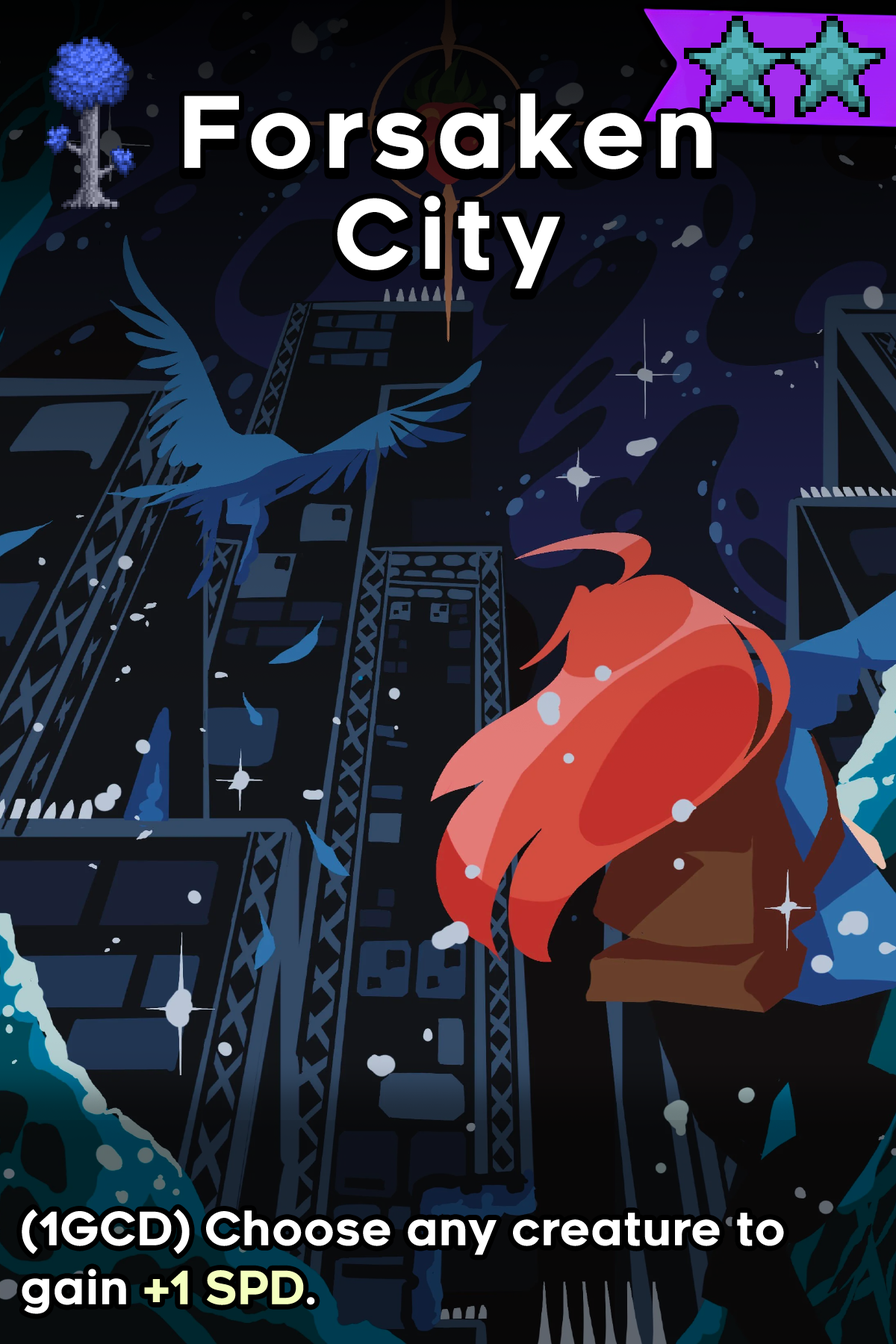
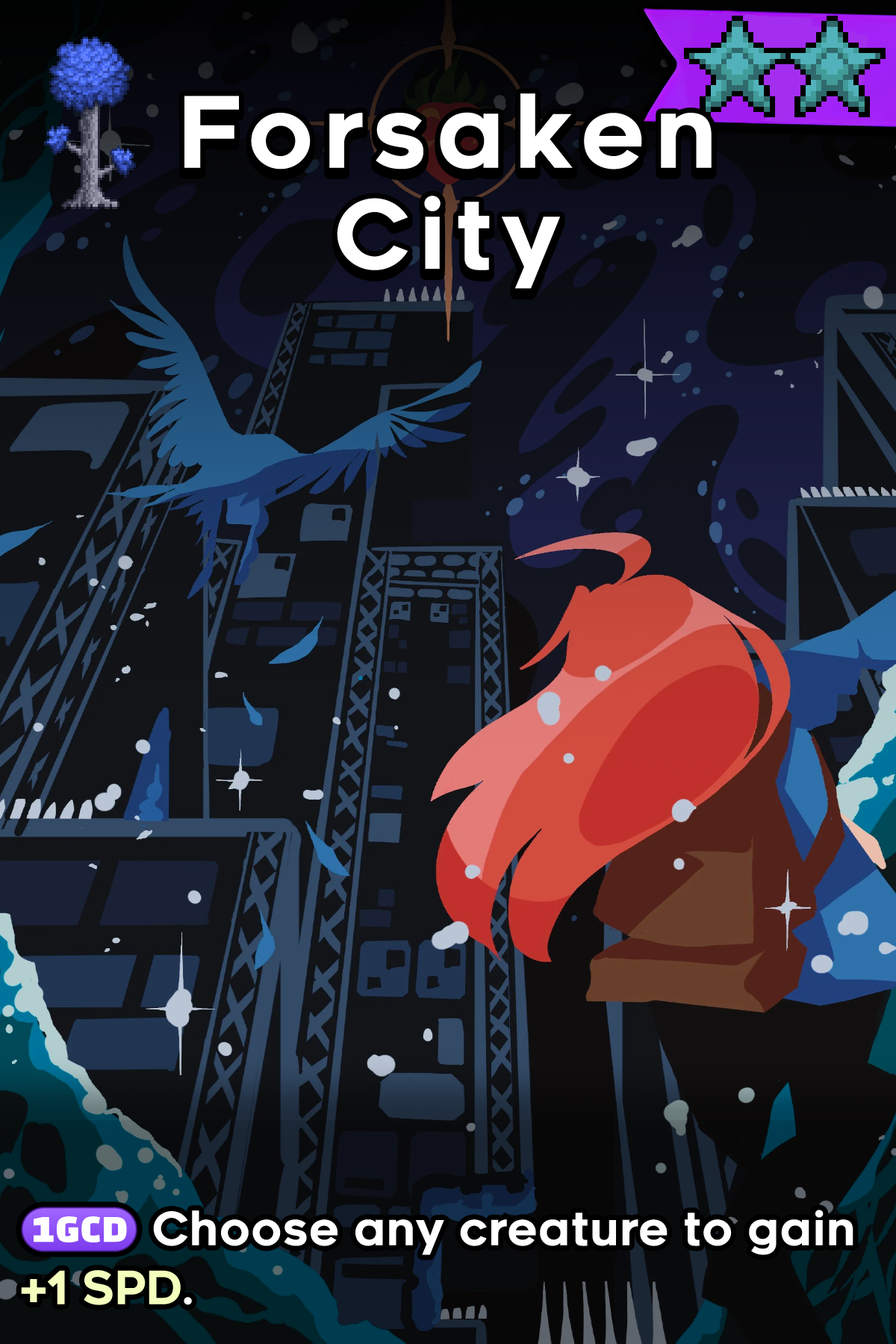
Two versions of the same layered image (896x1344). Layer-by-layer changes:
painted on "Ability" over [left=20, top=1206, right=854, bottom=1314]
painted on "Gradient Fill 1" over [left=184, top=99, right=712, bottom=289]
